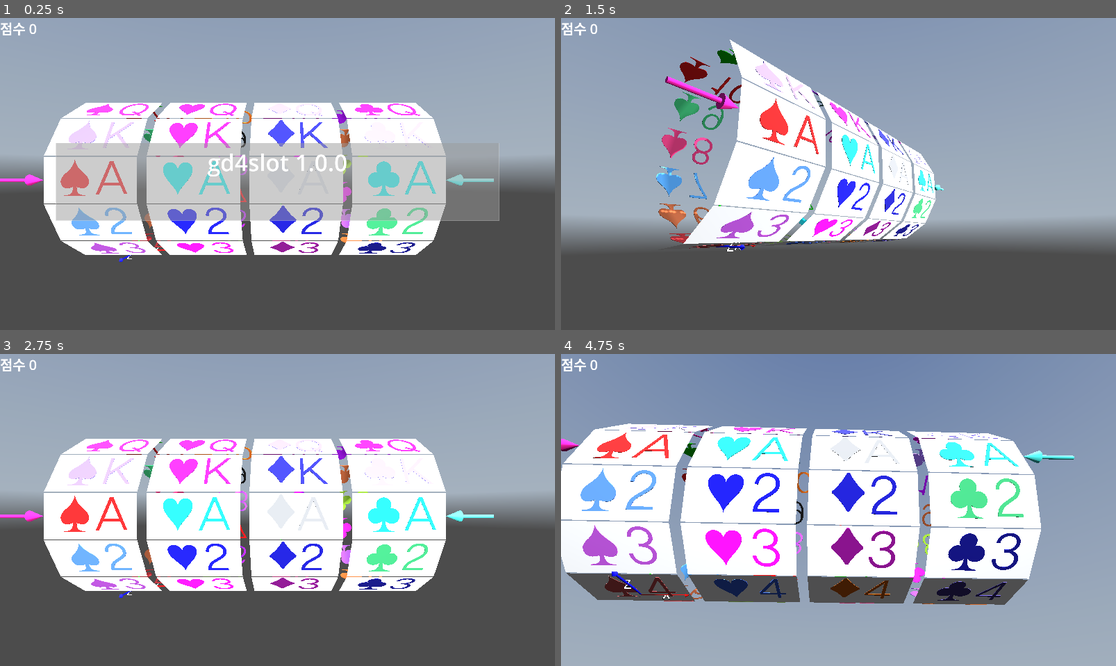
Above: before the commit, frames 1-4 (two rows, left to right).
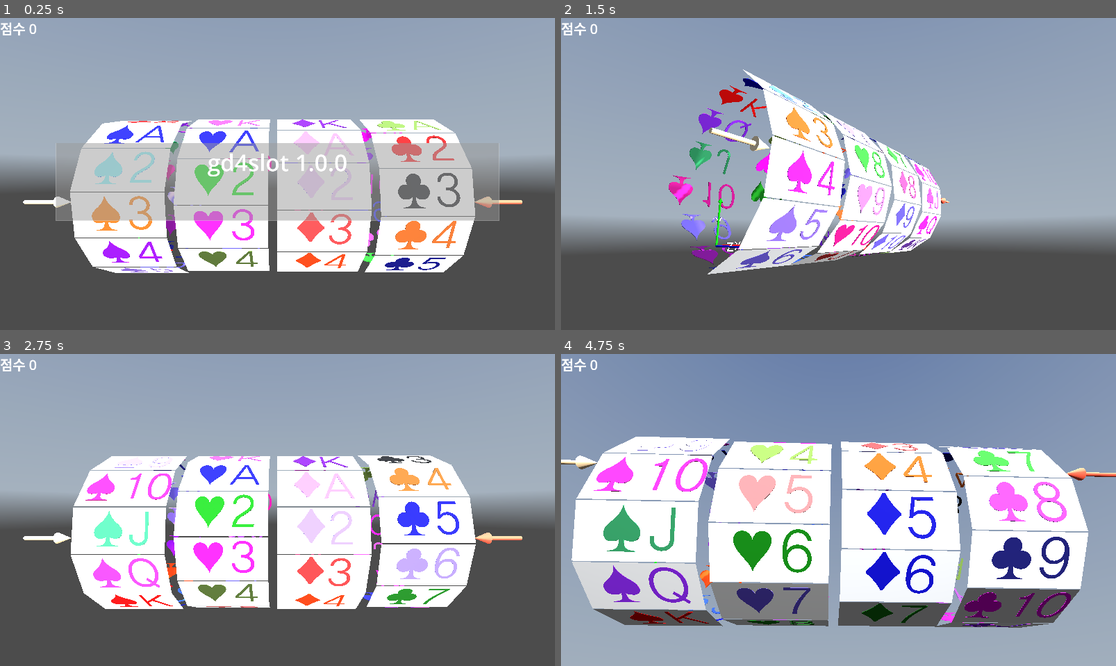
Above: after the commit, the same moments.

Repository: kasworld/gd4slot
Game: Godot game, scene res://main.tscn
Two runs of this game, one before a commit and one after it. Both use one fixed random seed, a clock stepped at 60 frames per second and the inputs below. A sky picture missing from this copy of the repository is replaced by a grey-blue gradient.
Inputs (mouse positions are in pixels of both pictures, inside the frame that each line leads up to):
- Up to frame 1 (0.25 s): no input
- Up to frame 2 (1.5 s): tap Enter at 0.5, 0.6, 1.35 s; move the mouse to (960, 158) at 0.52 s; click (960, 158) at 0.67 s; move the mouse to (727, 189) at 1.27 s; click (727, 189) at 1.42 s
- Up to frame 3 (2.75 s): move the mouse to (333, 441) at 2.02 s; tap Enter at 2.1 s; click (333, 441) at 2.17 s
- Up to frame 4 (4.75 s): move the mouse to (810, 572) at 2.77 s; tap Enter at 2.85, 3.6, 4.35 s; click (810, 572) at 2.92 s; move the mouse to (1005, 556) at 3.52 s; click (1005, 556) at 3.67 s; move the mouse to (672, 463) at 4.27 s; click (672, 463) at 4.42 s

The runs differ from the first frame. In frame 1, 22% of the frame differs, in the area x 0-95%, y 27-82%; in frame 2, 16%; in frame 3, 23%; in frame 4, 37%, in the area x 0-100%, y 22-88%.

Commit message:
돌리기 추가

Diff:
--- a/main.gd
+++ b/main.gd
@@ -33,32 +33,10 @@
 
 	main_animation.animation_ended.connect(main_animation_ended)
 	start_all_animation()
-
-	var cardcount := 13
-	var colorlist := NamedColorList.make_dark_color_list()
-	var cardlist := PlayingCard.make_deck()
-	var clist :Array[Color] =[]
-	for c in colorlist:
-		clist.append(c[0])
-	var cardsize := Vector2(10,5)
-	var radius := cardcount * cardsize.y / (2*PI)
-	var reelcount := 4
-	var reellist := []
-	for i in reelcount:
-		clist.shuffle()
-		var rl = preload("res://reel/reel.tscn").instantiate().init(cardsize, cardlist.slice(i*cardcount,i*cardcount+cardcount), clist)
-		rl.position =  Vector3(0,radius,0) + Vector3(i*cardsize.x+i, 0, 0)
-		add_child(rl)
-		reellist.append(rl)
-
-	var arrow_left = preload("res://arrow3d/arrow_3d.tscn").instantiate().set_color(random_color()).set_size(5,0.2,0.6)
-	arrow_left.position = reellist[0].position + Vector3(-cardsize.x/2-2.5,0,radius)
-	arrow_left.rotation.z = -PI/2
-	add_child(arrow_left)
-	var arrow_right = preload("res://arrow3d/arrow_3d.tscn").instantiate().set_color(random_color()).set_size(5,0.2,0.6)
-	arrow_right.position = reellist[-1].position + Vector3(cardsize.x/2 +2.5,0,radius)
-	arrow_right.rotation.z = PI/2
-	add_child(arrow_right)
+	var ss = preload("res://slots/slots.tscn").instantiate().init()
+	add_child(ss)
+	ss.position = Vector3(3,8,0)
+	ss.돌리기시작()
 
 func random_color()->Color:
 	return NamedColorList.color_list.pick_random()[0]
--- a/reel/reel.gd
+++ b/reel/reel.gd
@@ -1,11 +1,61 @@
 extends Node3D
 class_name Reel
 
-func init(card_size :Vector2, card_list :Array, color_list :Array[Color]) -> Reel:
+signal rotation_stopped(n :int)
+var id :int
+var card_size :Vector2
+var card_list :Array
+var color_list :Array[Color]
+var 칸들 :Array[칸]
+var 선택rad :float = 0.0
+
+func init(n :int, card_sizea :Vector2, card_lista :Array, color_lista :Array[Color]) -> Reel:
+	id = n
+	card_size = card_sizea
+	card_list = card_lista
+	color_list = color_lista
+
 	var count := card_list.size()
 	var r := count * card_size.y / (2*PI)
 	for i in count:
 		var k :칸 = preload("res://reel/칸/칸.tscn").instantiate().init(card_size,r,card_list[i], color_list[i])
 		k.rotation.x = 2*PI/count *i
 		add_child(k)
+		칸들.append(k)
 	return self
+
+func _process(delta: float) -> void:
+	if 회전중인가:
+		돌리기(delta)
+
+var 회전중인가 :bool # need emit
+var rotation_per_second :float
+var acceleration := 0.3 # per second
+func 돌리기(dur_sec :float = 1.0) -> void:
+	rotation.x += rotation_per_second * 2 * PI * dur_sec
+	if acceleration > 0:
+		rotation_per_second *= pow( acceleration , dur_sec)
+	if 회전중인가 and abs(rotation_per_second) <= 0.001:
+		회전중인가 = false
+		rotation_per_second = 0.0
+		rotation_stopped.emit(id)
+
+# spd : 초당 회전수
+func 돌리기시작(spd :float) -> void:
+	rotation_per_second = spd
+	회전중인가 = true
+
+func 멈추기시작(accel :float=0.5) -> void:
+	assert(accel < 1.0)
+	acceleration = accel
+
+func 선택된칸얻기() -> 칸:
+	if 칸들.size() == 0 :
+		return null
+	var rad = rotation.x - 선택rad - PI/2
+	rad = fposmod(rad, 2*PI)
+	var 칸rad = 2*PI / 칸들.size()
+	for 현재칸번호 in 칸들.size():
+		if 칸rad/2 + 현재칸번호*칸rad > rad:
+			return 칸들[현재칸번호]
+	return 칸들[0]
--- /dev/null
+++ b/slots/slots.gd
@@ -0,0 +1,41 @@
+extends Node3D
+class_name Slots
+
+var reellist := []
+
+func init() -> Slots:
+	var cardcount := 13
+	var colorlist := NamedColorList.make_dark_color_list()
+	var cardlist := PlayingCard.make_deck()
+	var clist :Array[Color] =[]
+	for c in colorlist:
+		clist.append(c[0])
+	var cardsize := Vector2(10,5)
+	var radius := cardcount * cardsize.y / (2*PI)
+	var reelcount := 4
+	for i in reelcount:
+		clist.shuffle()
+		var rl = preload("res://reel/reel.tscn").instantiate().init(i, cardsize, cardlist.slice(i*cardcount,i*cardcount+cardcount), clist)
+		rl.position =  Vector3(i*cardsize.x+i, 0, 0)
+		add_child(rl)
+		reellist.append(rl)
+
+	var arrow_left = preload("res://arrow3d/arrow_3d.tscn").instantiate().set_color(random_color()).set_size(5,0.2,0.6)
+	arrow_left.position = reellist[0].position + Vector3(-cardsize.x/2-2.5,0,radius)
+	arrow_left.rotation.z = -PI/2
+	add_child(arrow_left)
+	var arrow_right = preload("res://arrow3d/arrow_3d.tscn").instantiate().set_color(random_color()).set_size(5,0.2,0.6)
+	arrow_right.position = reellist[-1].position + Vector3(cardsize.x/2 +2.5,0,radius)
+	arrow_right.rotation.z = PI/2
+	add_child(arrow_right)
+	return self
+
+func random_color()->Color:
+	return NamedColorList.color_list.pick_random()[0]
+
+func 돌리기시작() -> void:
+	for r in reellist:
+		var rot = randfn(2*PI, PI/2)
+		if randi_range(0,1) == 0:
+			rot = -rot
+		r.돌리기시작(rot)
--- /dev/null
+++ b/slots/slots.tscn
@@ -0,0 +1,6 @@
+[gd_scene load_steps=2 format=3 uid="uid://dtf12u4f2xkel"]
+
+[ext_resource type="Script" uid="uid://cdc5dxho1fttw" path="res://slots/slots.gd" id="1_aw3f0"]
+
+[node name="Slots" type="Node3D"]
+script = ExtResource("1_aw3f0")
Not shown, added: slots/slots.gd.uid
